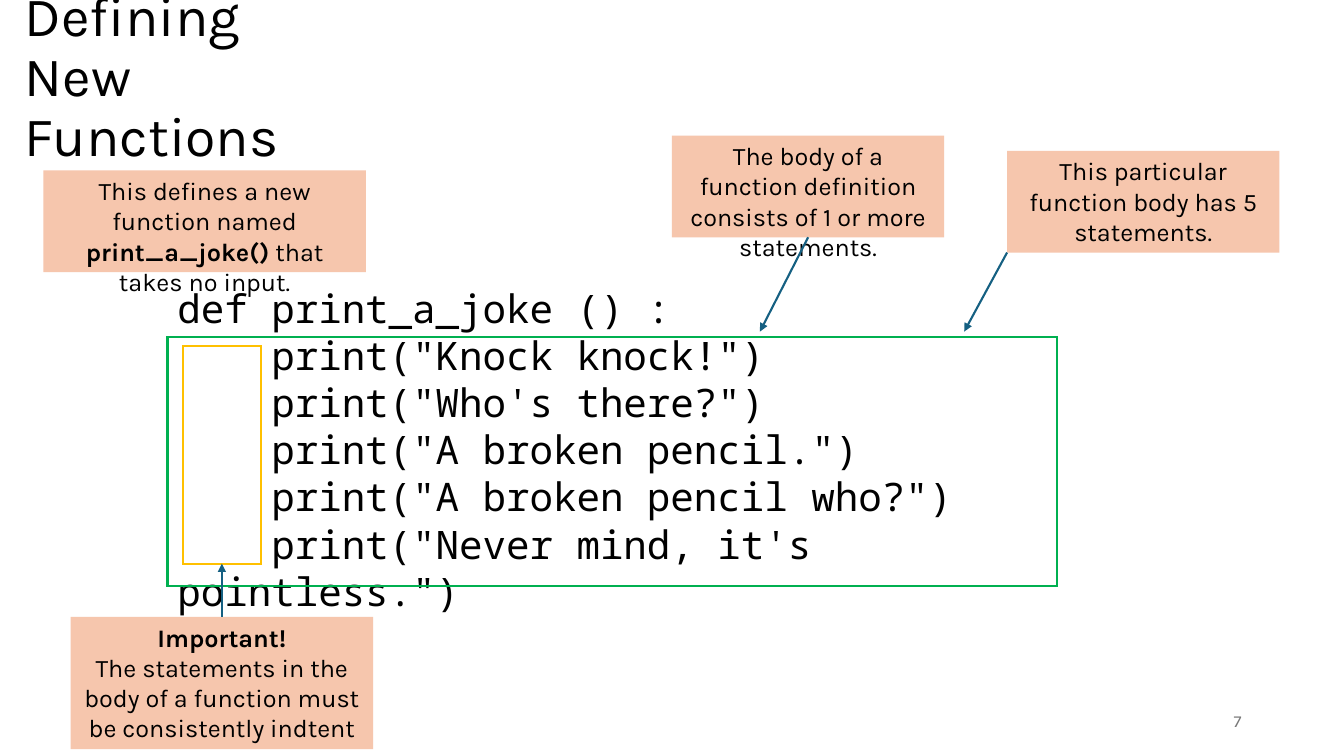
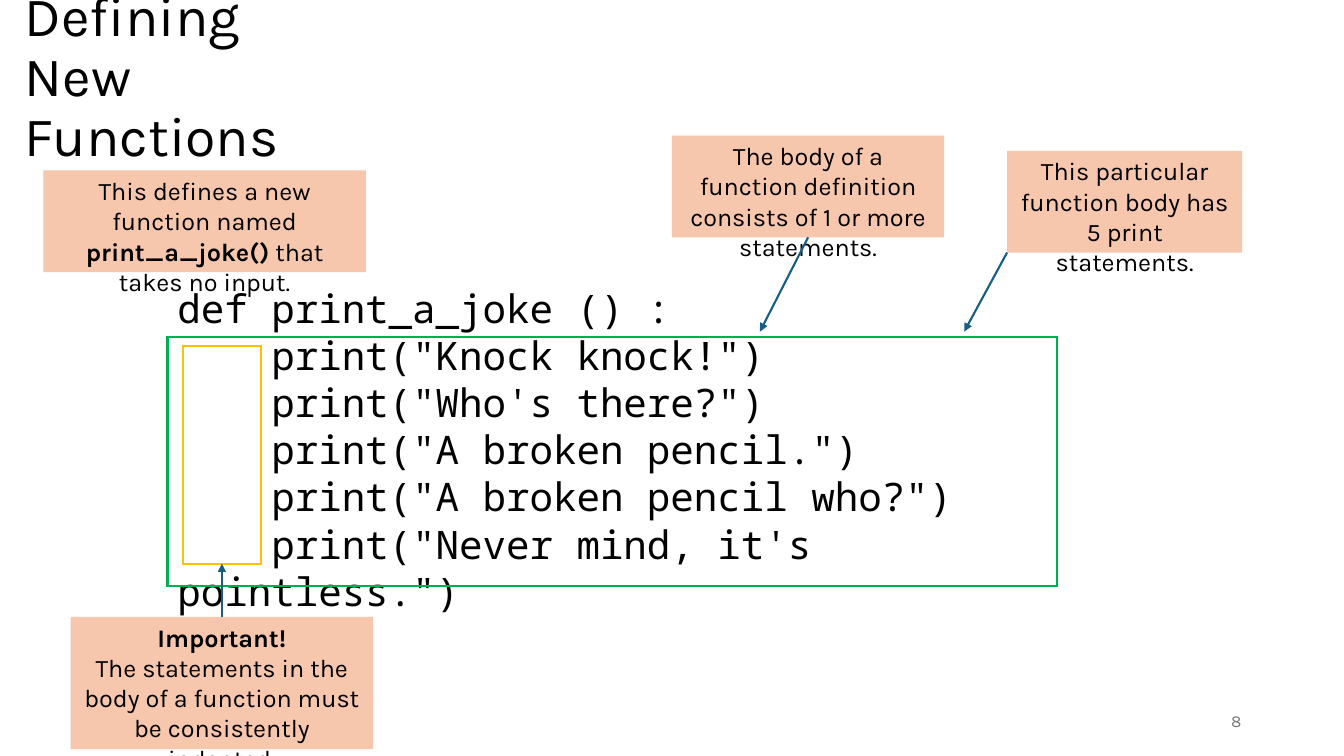
Before and after one commit to tjd1234/cmpt120fall2024, a slide deck: slide 8 of lecture_notes/chapter3/chapter3.pptx (slide 7 before the commit). Drawn at 1344x756 pixels with LibreOffice and Linux fonts; fonts in the diff are those of the drawing. Boxes give left, top, right and bottom in pixels: in the first picture for what was removed or moved away, otherwise in the second. Text is boxed around its words. In the diff, an @@ line names an element or a change of style, - is before the commit and + after.

```diff
--- a/lecture_notes/chapter3/chapter3.pptx
+++ b/lecture_notes/chapter3/chapter3.pptx
@@ rectangle "This particular function body has ..." resized from (x1=1007, y1=151, x2=1279, y2=253) to (x1=1007, y1=151, x2=1242, y2=253) @@
@@ text in rectangle at (x1=1021, y1=162, x2=1228, y2=272): text changed @@
-This particular function body has 5 statements.
+This particular function body has 5 print statements.
@@ text in rectangle at (x1=84, y1=630, x2=359, y2=743): text changed @@
-Important!
-The statements in the body of a function must be consistently indtent
+Important!
+The statements in the body of a function must be consistently indented.
@@ page number at (x1=1231, y1=716, x2=1241, y2=727): text changed @@
-7
+8
```
Also in this commit, not shown: 4 other slides changed, 15 slides added, 2 other files.
